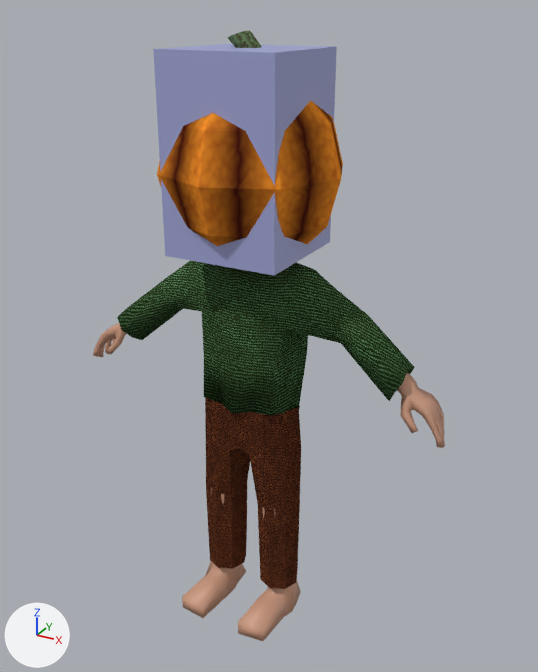
What one commit did to the Blender file projects/assets/blend/models/person.blend.
Camera for both pictures: a 50 mm lens placed at (1.469, -2.506, 2.632), pointed at (0.043, 0.086, 1.336). The lights are fixed; the arrows at lower left show +X, +Y and +Z.

Objects in the first picture: 'pants', 'person-body', 'pumpkin-head', 'sentinel-head', 'shirt'.
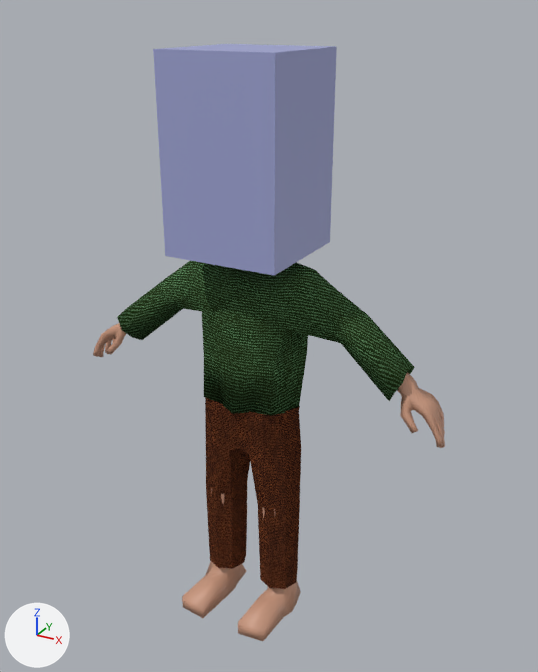
Boxes [x1, y1, x2, y2] around the edits, measured in the pictures (538 x 672 px):
'pumpkin-head', hidden: before [157, 30, 343, 246]

The edits, one by one:
Object 'pumpkin-head' (ob_pumpkin_head) is now hidden.
